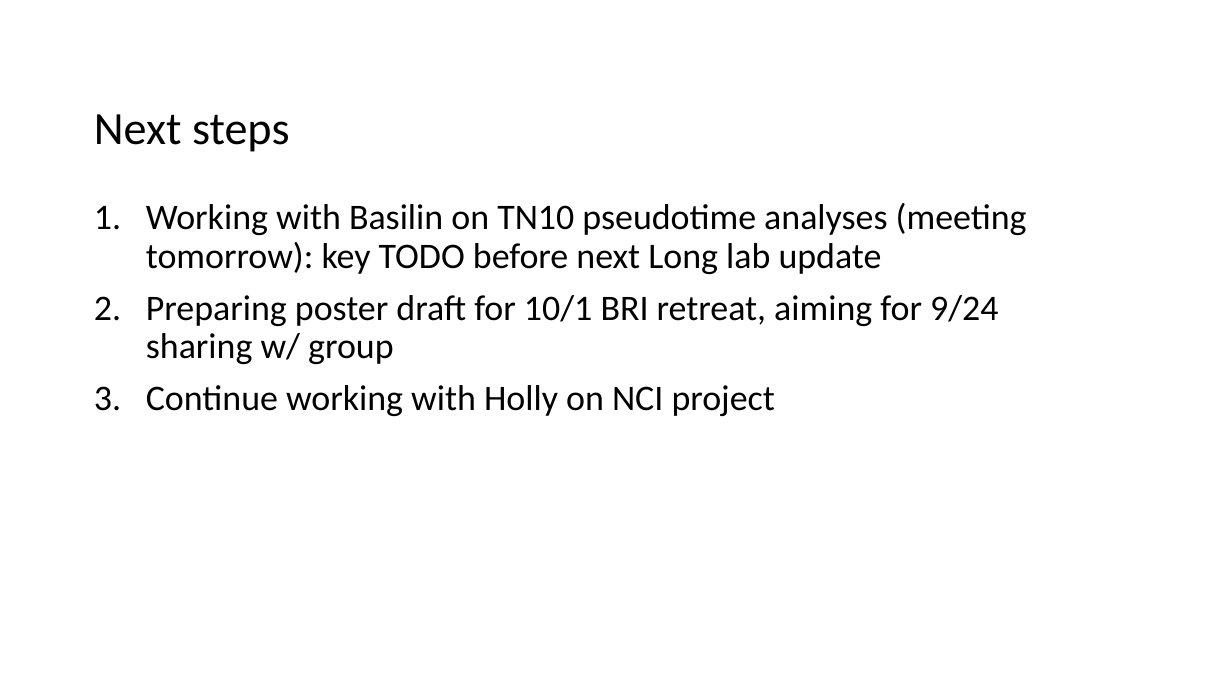
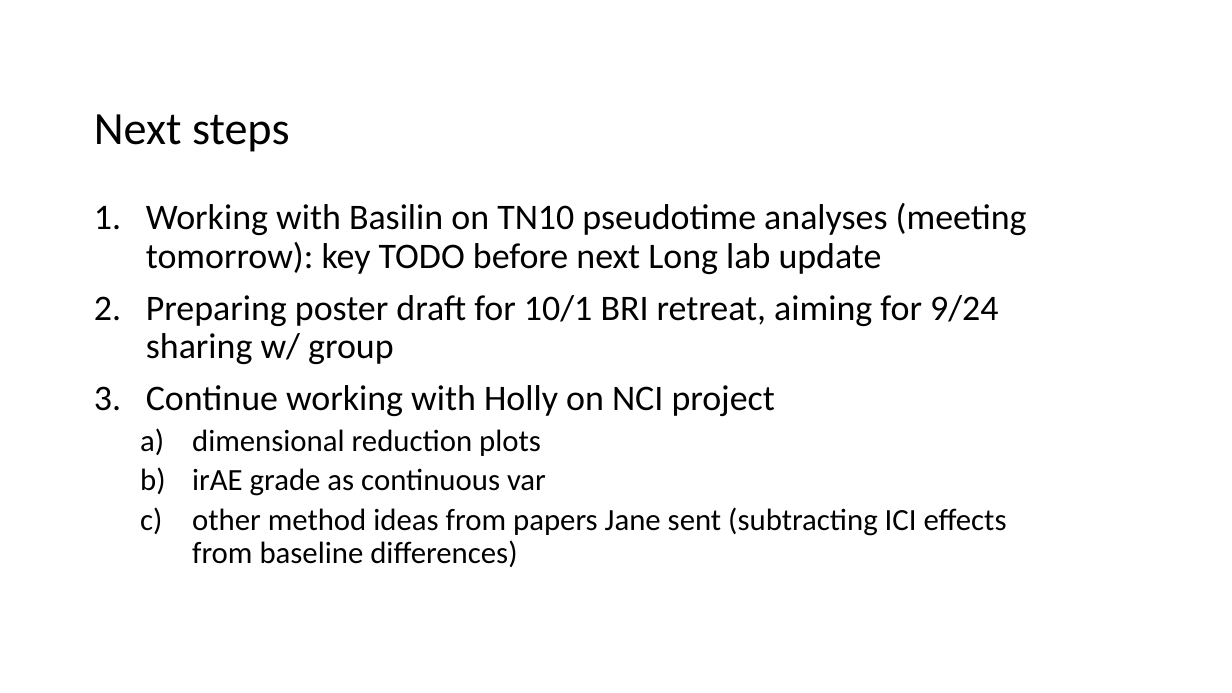
Before and after one commit to tybottorff/bottorffdocs, a slide deck: slide 7 of presentations/weekly_meetings/9_12_24.pptx. Drawn at 1232x693 pixels with LibreOffice and Linux fonts; fonts in the diff are those of the drawing. Boxes give left, top, right and bottom in pixels: in the first picture for what was removed or moved away, otherwise in the second. Text is boxed around its words. In the diff, an @@ line names an element or a change of style, - is before the commit and + after.

```diff
--- a/presentations/weekly_meetings/9_12_24.pptx
+++ b/presentations/weekly_meetings/9_12_24.pptx
@@ text at [192,429,1007,567]: paragraphs added @@
+  a) dimensional reduction plots
+  b) irAE grade as continuous var
+  c) other method ideas from papers Jane sent (subtracting ICI effects from baseline differences)
```
Also in this commit, not shown: 2 other slides changed.
